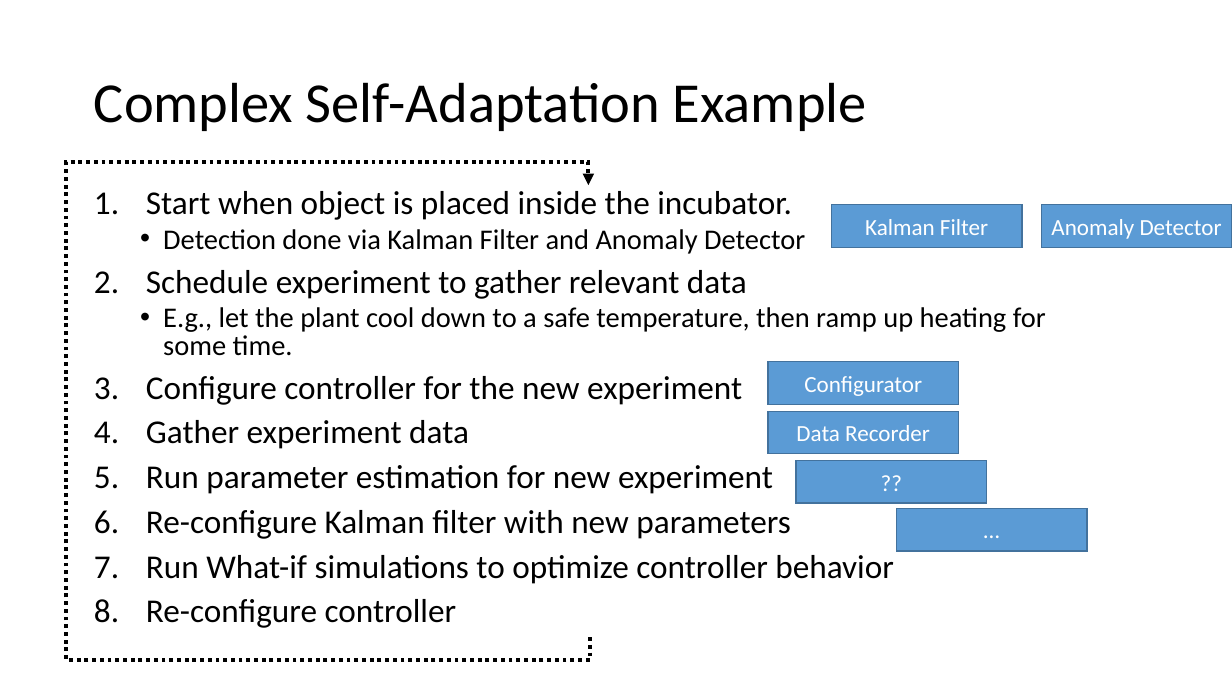
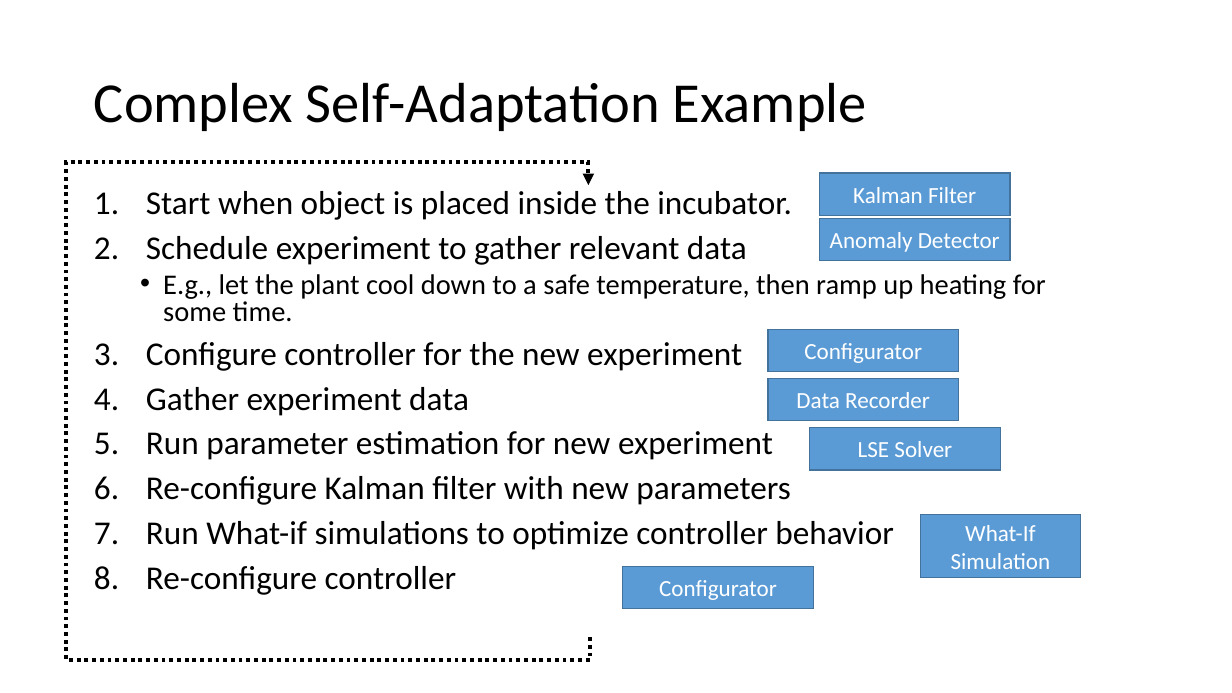
Before and after one commit to INTO-CPS-Association/example_digital-twin_incubator, a slide deck: slide 21 of notes/presentations/DigitLunch_17_December.pptx. Drawn at 1232x693 pixels with LibreOffice and Linux fonts; fonts in the diff are those of the drawing. Boxes give left, top, right and bottom in pixels: in the first picture for what was removed or moved away, otherwise in the second. Text is boxed around its words. In the diff, an @@ line names an element or a change of style, - is before the commit and + after.

```diff
--- a/notes/presentations/DigitLunch_17_December.pptx
+++ b/notes/presentations/DigitLunch_17_December.pptx
@@ rectangle "Kalman Filter" moved from (x1=832, y1=205, x2=1022, y2=248) to (x1=820, y1=173, x2=1010, y2=215) @@
@@ text at (x1=163, y1=229, x2=805, y2=254): paragraph removed @@
-  • Detection done via Kalman Filter and Anomaly Detector
@@ rectangle "Anomaly Detector" moved from (x1=1042, y1=205, x2=1232, y2=248) to (x1=820, y1=218, x2=1010, y2=261) @@
@@ rectangle "Configurator" moved from (x1=768, y1=362, x2=958, y2=405) to (x1=768, y1=329, x2=958, y2=372) @@
@@ rectangle "Data Recorder" moved from (x1=768, y1=411, x2=958, y2=454) to (x1=768, y1=378, x2=958, y2=421) @@
@@ rectangle "LSE Solver" moved from (x1=797, y1=460, x2=987, y2=503) to (x1=810, y1=428, x2=1000, y2=470) @@
@@ text in rectangle at (x1=858, y1=441, x2=952, y2=457): text changed @@
-??
+LSE Solver
@@ rectangle removed at (x1=897, y1=508, x2=1087, y2=551) @@
-…
@@ rectangle added at (x1=921, y1=515, x2=1080, y2=578), fill #5B9BD5, outline #43739E 1 pt, 18 pt, text #FFFFFF @@
+What-If Simulation
@@ rectangle added at (x1=623, y1=567, x2=813, y2=609), fill #5B9BD5, outline #43739E 1 pt, 18 pt, text #FFFFFF @@
+Configurator
```
Also in this commit, not shown: 1 other slide changed.
